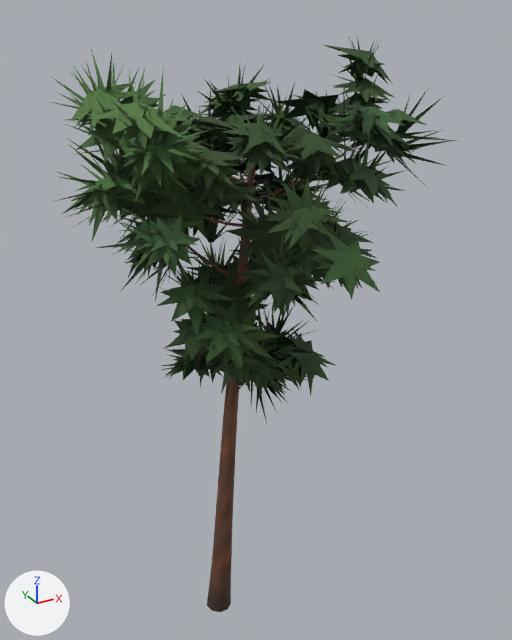
Two versions of the glTF model public/ark/assets/v1/trees/pine-a.lod0.glb, one commit apart.
Rendered twice from a 50 mm camera at (-6.02, -13.01, 14.47) aimed at (1.29, 0.28, 7.83). Every picture has the same lights, and +X, +Y and +Z are marked at lower left. The older version comes first. Vertices at exactly the same position are counted once.
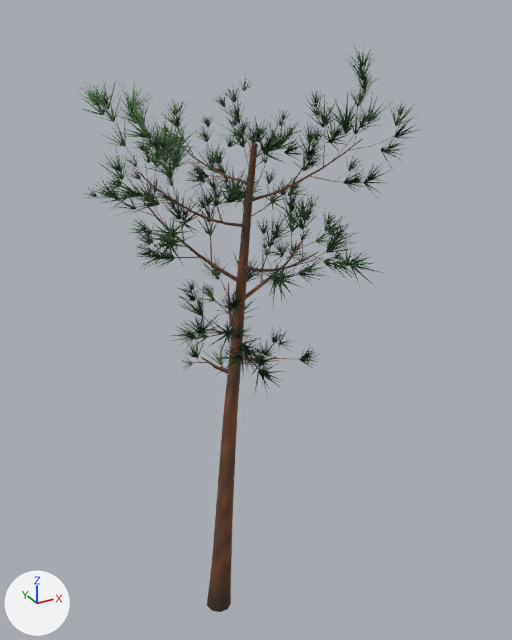
Location of each change, (x1, y1, x2, y2) in pixels of the pictures (512 x 640 px):
'Mesh_0', reshaped (16% narrower): before (47, 32, 456, 612); after (76, 43, 420, 612)
part 1 of me_mesh_0, deleted: before (47, 32, 456, 423)
part 2 of me_mesh_0, cut back: before (83, 102, 427, 394); after (76, 43, 420, 396)
part 3 of me_mesh_0, recoloured: before (154, 128, 374, 418); after (120, 114, 395, 418)

The change, as a list of edits to the scene's bpy script:
```text
Change me_mesh_0:
    used by ob_mesh_0; location = (0.0, 0.0, 0.0)
    remove me_mesh_0.from_pydata(...)  # 9292 vertices, 7495 faces; spans x -3.31..5.28, y -3.78..3.89, z -0.02..14.09
    add me_mesh_0.from_pydata(...)  # 17227 vertices, 7492 faces; spans x -2.61..4.59, y -3.66..3.47, z -0.02..13.9
    me_mesh_0 part 1: 1338 loose pieces with 7217 vertices, spanning x -3.31..5.28, y -3.78..3.89, z 6.17..14.09, are deleted
    me_mesh_0 part 2: 2 vertices moved within x -0.85, y -0.97, z 9.33..9.34; 604 vertices removed from x -2.71..4.79, y -2.93..3.69, z 6.78..13.08; 15756 vertices added at x -2.61..4.59, y -3.66..3.47, z 6.67..13.9
    me_mesh_0 part 3: 1228 kept faces spanning x -2.08..4.06, y -3.14..2.91, z 0.42..12.93 get new vertex colours; the middle colour goes from brown #674330 to brown #6d4630
```
